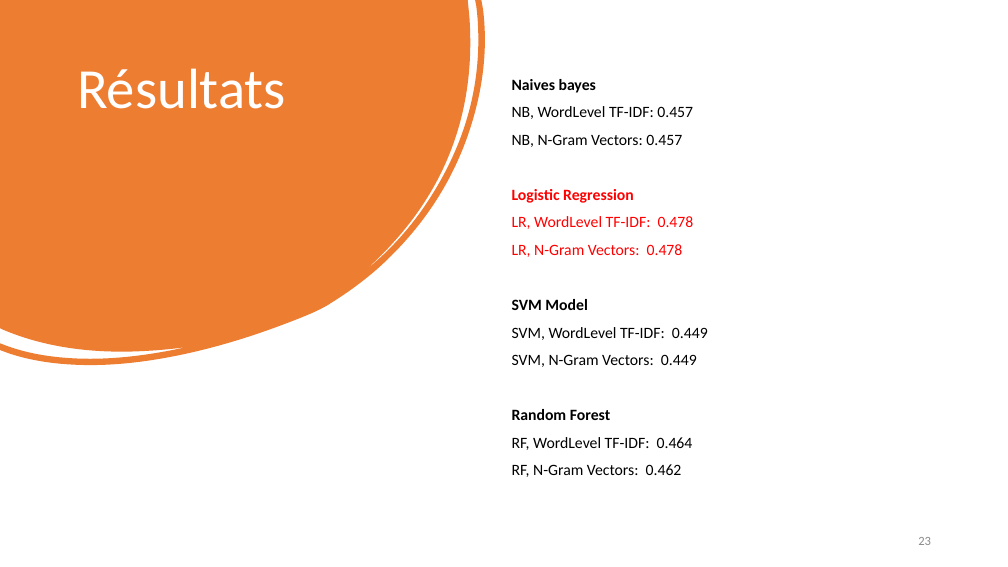
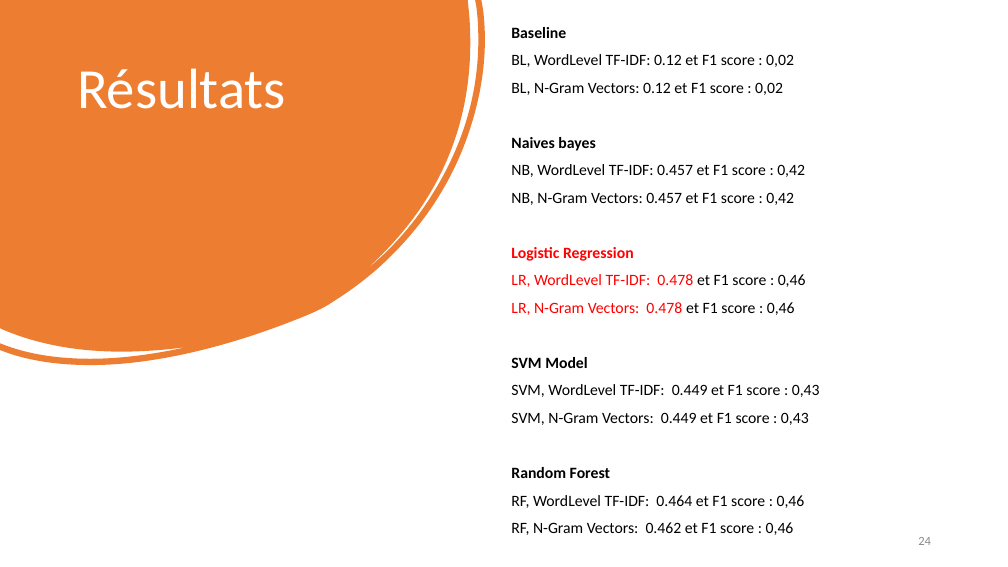
Before and after one commit to EliAd152693/OpenclassroomsProjet5, a slide deck: slide 24 of OC_IML_P5_Presentation.pptx (slide 23 before the commit). Drawn at 1008x567 pixels with LibreOffice and Linux fonts; fonts in the diff are those of the drawing. Boxes give left, top, right and bottom in pixels: in the first picture for what was removed or moved away, otherwise in the second. Text is boxed around its words. In the diff, an @@ line names an element or a change of style, - is before the commit and + after.

```diff
--- a/OC_IML_P5_Presentation.pptx
+++ b/OC_IML_P5_Presentation.pptx
@@ text "Baseline": place and size @@
-text "Baseline" at [512,79,708,477]
+text "Baseline" at [511,27,820,535]
@@ text at [511,27,794,95]: paragraphs added @@
+Baseline
+BL, WordLevel TF-IDF: 0.12 et F1 score : 0,02
+BL, N-Gram Vectors: 0.12 et F1 score : 0,02
@@ text at [511,164,805,205]: text changed @@
-NB, WordLevel TF-IDF: 0.457
-NB, N-Gram Vectors: 0.457
+NB, WordLevel TF-IDF: 0.457 et F1 score : 0,42
+NB, N-Gram Vectors: 0.457 et F1 score : 0,42
@@ text at [511,274,806,315]: text changed @@
-LR, WordLevel TF-IDF: 0.478
-LR, N-Gram Vectors: 0.478
+LR, WordLevel TF-IDF: 0.478 et F1 score : 0,46
+LR, N-Gram Vectors: 0.478 et F1 score : 0,46
@@ text at [511,384,820,425]: text changed @@
-SVM, WordLevel TF-IDF: 0.449
-SVM, N-Gram Vectors: 0.449
+SVM, WordLevel TF-IDF: 0.449 et F1 score : 0,43
+SVM, N-Gram Vectors: 0.449 et F1 score : 0,43
@@ text at [511,495,805,535]: text changed @@
-RF, WordLevel TF-IDF: 0.464
-RF, N-Gram Vectors: 0.462
+RF, WordLevel TF-IDF: 0.464 et F1 score : 0,46
+RF, N-Gram Vectors: 0.462 et F1 score : 0,46
@@ page number at [918,537,931,545]: text changed @@
-23
+24
```
Also in this commit, not shown: 1 other slide changed, 2 slides added, 16 other files.
